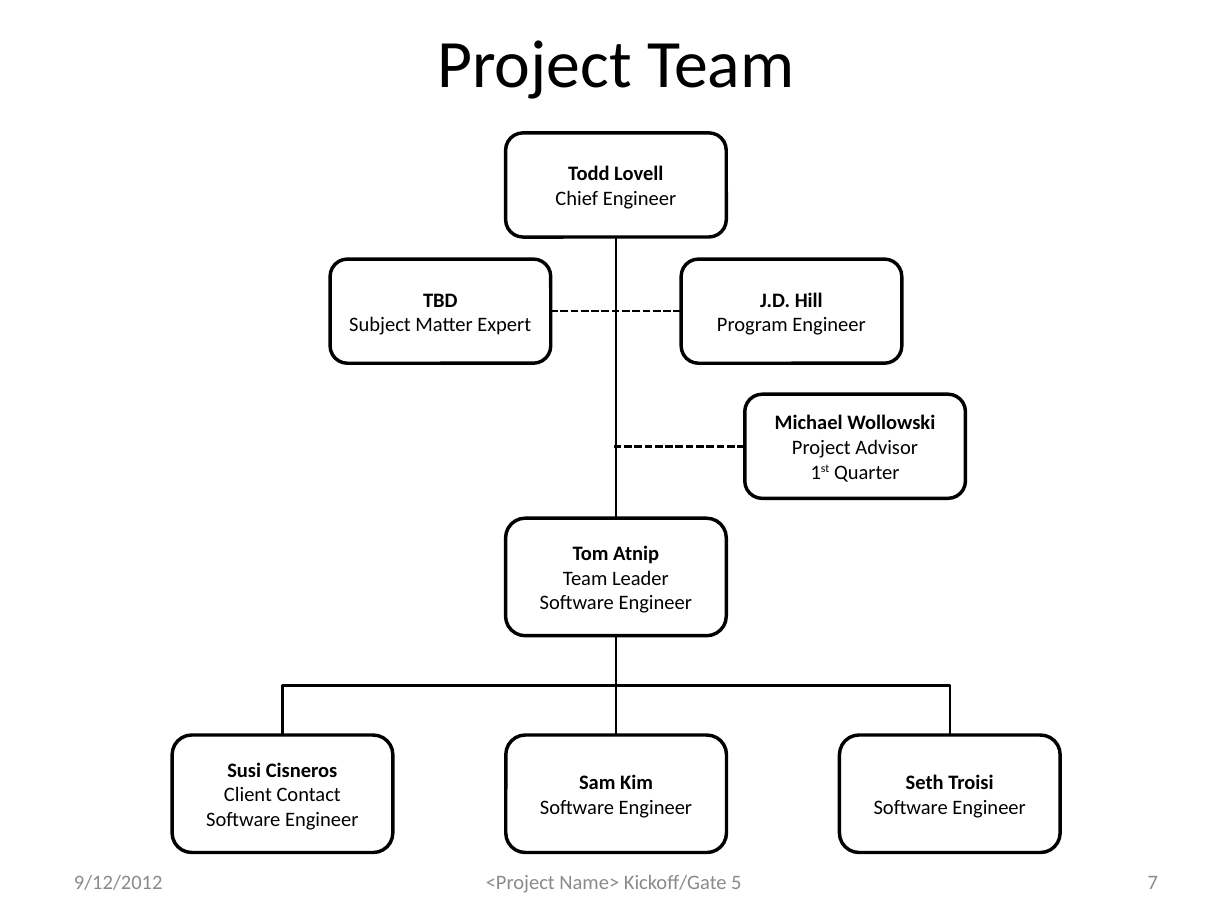
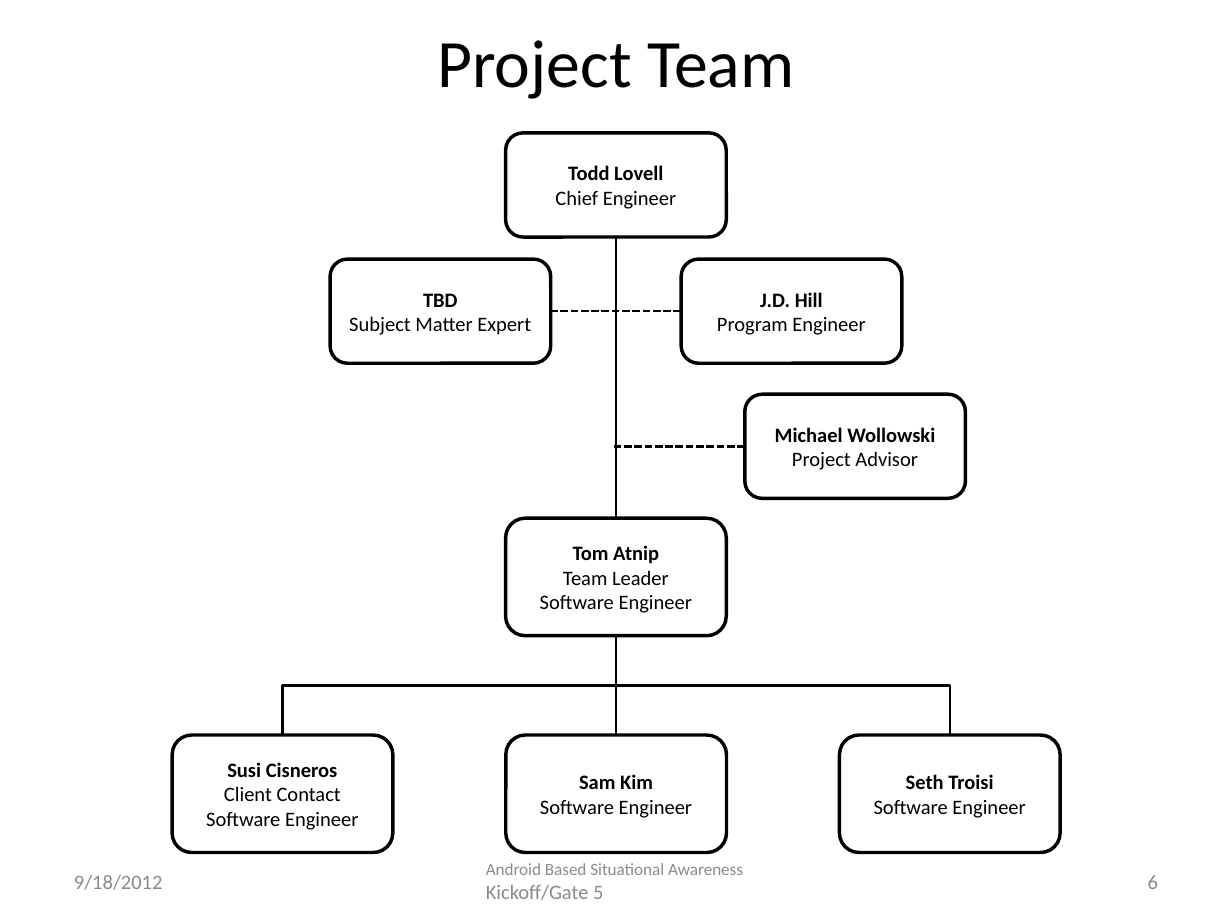
Before and after one commit to atniptw/Senior-Project, a slide deck: slide 6 of Documents/PowerPoints/Senior Design Project - Gate 5 1.0.pptx (slide 7 before the commit). Drawn at 1232x924 pixels with LibreOffice and Linux fonts; fonts in the diff are those of the drawing. Boxes give left, top, right and bottom in pixels: in the first picture for what was removed or moved away, otherwise in the second. Text is boxed around its words. In the diff, an @@ line names an element or a change of style, - is before the commit and + after.

```diff
--- a/Documents/PowerPoints/Senior Design Project - Gate 5 1.0.pptx
+++ b/Documents/PowerPoints/Senior Design Project - Gate 5 1.0.pptx
@@ text in rounded rectangle at <box>834,465,900,482</box>: paragraph removed @@
-1st Quarter
@@ text at <box>486,863,743,900</box>: text changed; size 12 to 10 pt @@
-<Project Name> Kickoff/Gate 5
+Android Based Situational Awareness Kickoff/Gate 5
@@ text at <box>74,875,163,890</box>: text changed @@
-9/12/2012
+9/18/2012
@@ page number at <box>1148,875,1158,889</box>: text changed @@
-7
+6
```
Also in this commit, not shown: 6 other slides changed, 4 slides removed, 7 other files.
